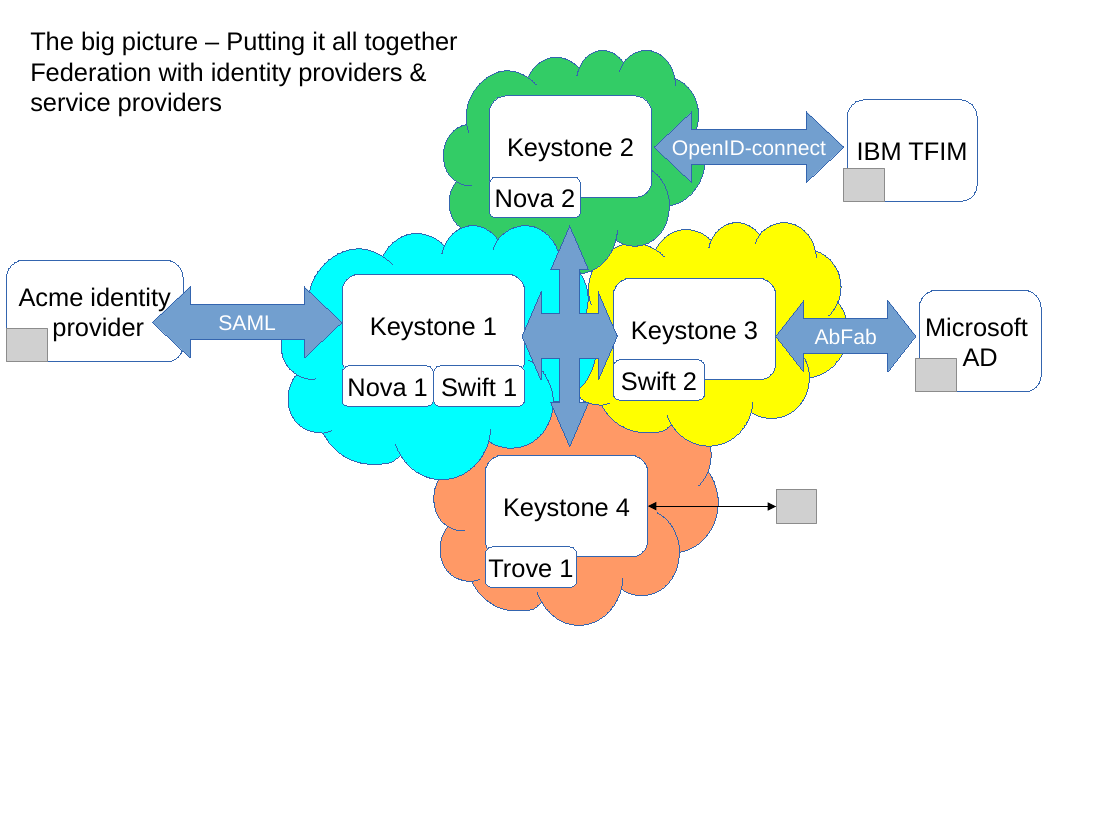
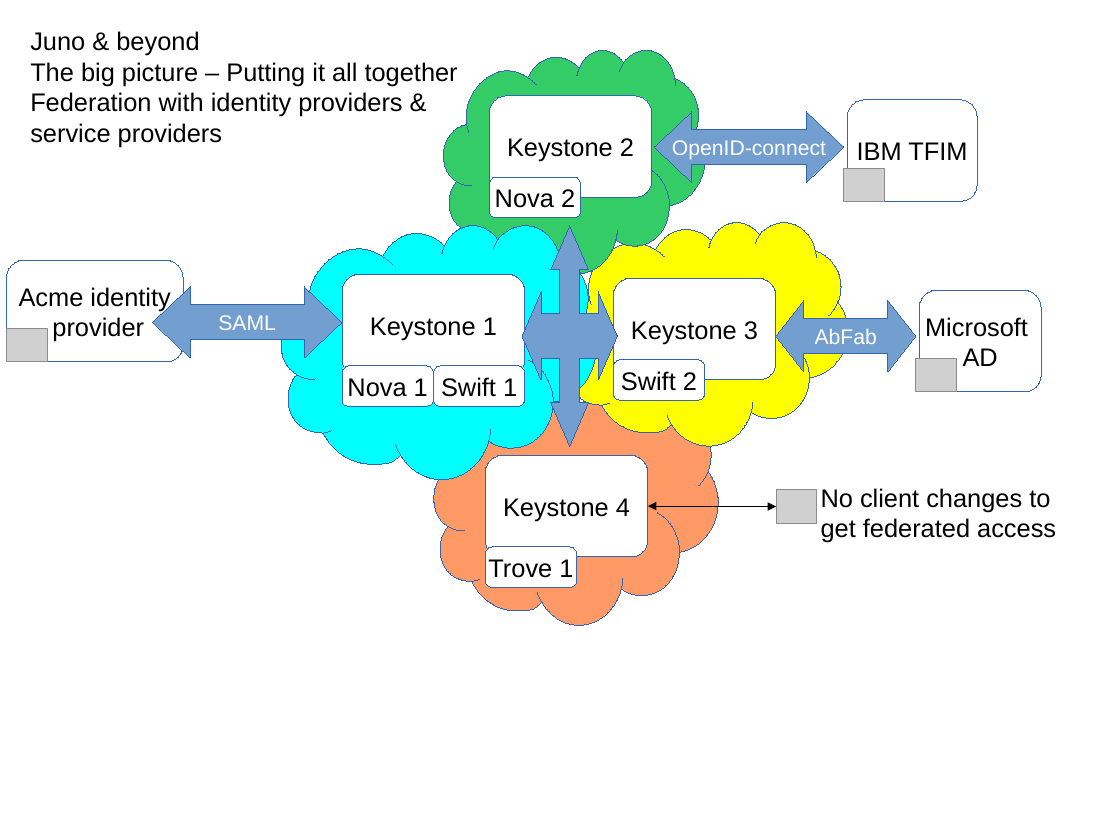
Before and after one commit to joesavak/OpenStackFederation, a slide deck: slide 12 of os-federation.odp. Drawn at 1120x840 pixels with LibreOffice and Linux fonts; fonts in the diff are those of the drawing; grey boxes stand for pictures. Boxes give left, top, right and bottom in pixels: in the first picture for what was removed or moved away, otherwise in the second. Text is boxed around its words. In the diff, an @@ line names an element or a change of style, - is before the commit and + after.

```diff
--- a/os-federation.odp
+++ b/os-federation.odp
@@ text at [30,31,199,56]: paragraph added @@
+Juno & beyond
@@ text added at [821,488,1056,543], 18 pt, text #000000 @@
+No client changes to
+get federated access
```
Also in this commit, not shown: 5 other slides changed, 2 slides added, 2 slides removed.
